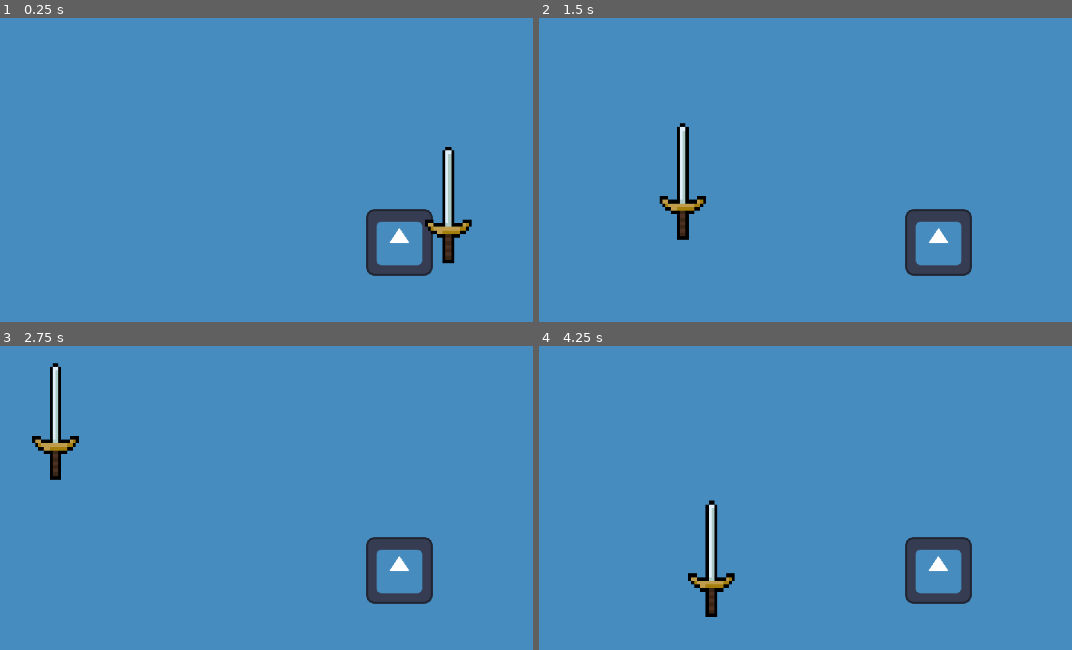
Above: before the commit, frames 1-4 (two rows, left to right).
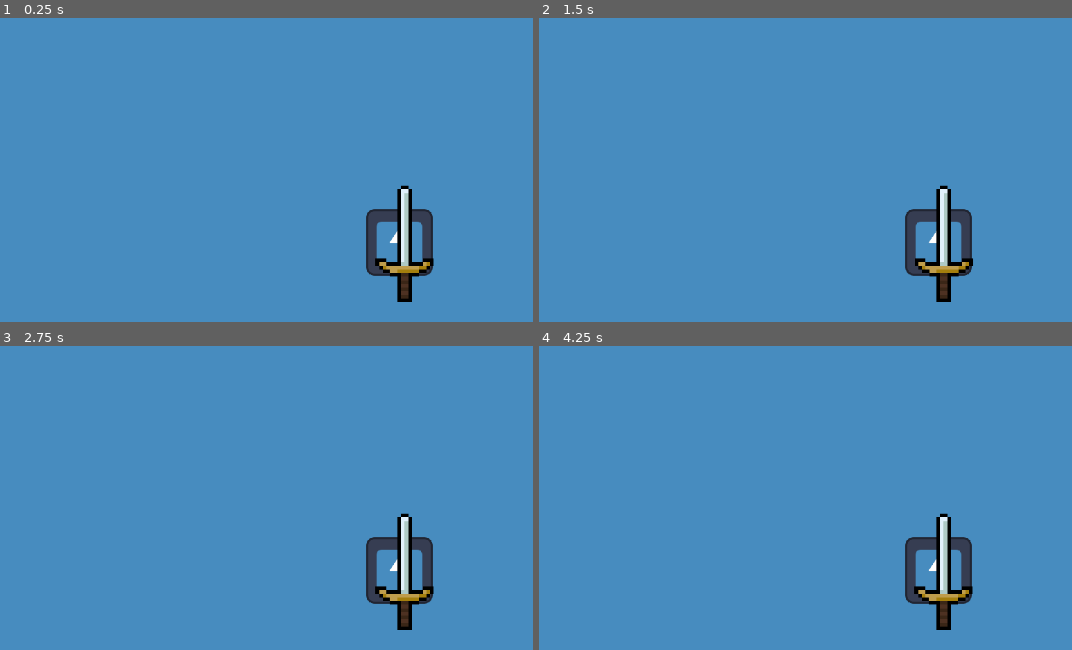
Above: after the commit, the same moments.

Repository: Likvik89/Built-to-scale
Game: Godot game, scene res://Scenes/level.tscn
Two runs of this game, one before a commit and one after it. Both use one fixed random seed, a clock stepped at 60 frames per second and the inputs below. The engine's default icon, where the game draws it, is replaced by a stand-in: a white triangle on a blue panel in a dark square.
Inputs:
- Up to frame 1 (0.25 s): no input
- Up to frame 2 (1.5 s): tap Enter at 0.5 s; hold D (move_right) 0.53-1.28 s; tap Space (move_dash) at 0.6, 1.35 s; hold S (move_down) from 1.28 s (still down)
- Up to frame 3 (2.75 s): release S (move_down) at 2.03 s; hold D (move_right) from 2.03 s (still down); tap Space (move_dash) at 2.1 s
- Up to frame 4 (4.25 s): release D (move_right) at 2.78 s; hold W (move_up) 2.78-3.53 s; tap Space (move_dash) at 2.85, 3.6 s; hold A (move_left) from 3.53 s (still down)

The runs differ from the first frame. In frame 1, 2.6% of the frame differs, in the area x 70-89%, y 42-94%; in frame 2, 2.5%; in frame 3, 2.5%; in frame 4, 2.6%.

Commit message:
the sword is swrdng

Diff:
--- a/Scenes/enemy.tscn
+++ b/Scenes/enemy.tscn
@@ -1,3 +1,20 @@
-[gd_scene format=3 uid="uid://c6ywvlrx8k3qp"]
+[gd_scene load_steps=4 format=3 uid="uid://c6ywvlrx8k3qp"]
+
+[ext_resource type="Script" path="res://Scripts/enemy.gd" id="1_cvbba"]
+[ext_resource type="Texture2D" uid="uid://hvcaohhxsvmx" path="res://Sprites/Slime.png" id="1_nyjsw"]
+
+[sub_resource type="CapsuleShape2D" id="CapsuleShape2D_clhqi"]
+radius = 25.0
+height = 90.0
 
 [node name="enemy" type="RigidBody2D" groups=["Enemies"]]
+gravity_scale = 0.0
+script = ExtResource("1_cvbba")
+
+[node name="Sprite2D" type="Sprite2D" parent="."]
+scale = Vector2(5.685, 5.685)
+texture = ExtResource("1_nyjsw")
+
+[node name="CollisionShape2D" type="CollisionShape2D" parent="."]
+rotation = 1.5708
+shape = SubResource("CapsuleShape2D_clhqi")
--- a/Scenes/level.tscn
+++ b/Scenes/level.tscn
@@ -1,8 +1,8 @@
 [gd_scene load_steps=4 format=3 uid="uid://c0yd86mw3rcap"]
 
 [ext_resource type="PackedScene" uid="uid://ci0j4q3jig45q" path="res://Scenes/player.tscn" id="1_smtau"]
-[ext_resource type="PackedScene" uid="uid://c6ysanfo2s6x1" path="res://Scenes/sword.tscn" id="2_d23g3"]
 [ext_resource type="Texture2D" uid="uid://bfpur8rgtd05l" path="res://Sprites/icon.svg" id="2_hu5f0"]
+[ext_resource type="PackedScene" uid="uid://c6ywvlrx8k3qp" path="res://Scenes/enemy.tscn" id="3_mieoi"]
 
 [node name="Level" type="Node2D"]
 
@@ -14,6 +14,4 @@
 [node name="Player" parent="." instance=ExtResource("1_smtau")]
 position = Vector2(912, 262)
 
-[node name="Sword" parent="." instance=ExtResource("2_d23g3")]
-position = Vector2(1006, 190)
-scale = Vector2(7, 7)
+[node name="enemy" parent="." instance=ExtResource("3_mieoi")]
--- a/Scenes/player.tscn
+++ b/Scenes/player.tscn
@@ -1,7 +1,8 @@
-[gd_scene load_steps=4 format=3 uid="uid://ci0j4q3jig45q"]
+[gd_scene load_steps=5 format=3 uid="uid://ci0j4q3jig45q"]
 
 [ext_resource type="Script" path="res://Scripts/player.gd" id="1_bajuw"]
 [ext_resource type="Texture2D" uid="uid://bfpur8rgtd05l" path="res://Sprites/icon.svg" id="1_v2k74"]
+[ext_resource type="PackedScene" uid="uid://c6ysanfo2s6x1" path="res://Scenes/sword.tscn" id="3_hh3un"]
 
 [sub_resource type="RectangleShape2D" id="RectangleShape2D_6hr46"]
 size = Vector2(121, 120)
@@ -19,3 +20,6 @@
 
 [node name="Camera2D" type="Camera2D" parent="."]
 zoom = Vector2(0.75, 0.75)
+
+[node name="Sword" parent="." instance=ExtResource("3_hh3un")]
+position = Vector2(10, 3)
--- a/Scenes/sword.tscn
+++ b/Scenes/sword.tscn
@@ -1,18 +1,22 @@
-[gd_scene load_steps=3 format=3 uid="uid://c6ysanfo2s6x1"]
+[gd_scene load_steps=4 format=3 uid="uid://c6ysanfo2s6x1"]
 
 [ext_resource type="Texture2D" uid="uid://b4jj6gmbtbe06" path="res://Sprites/medium_sword.png" id="1_csvoy"]
+[ext_resource type="Script" path="res://Scripts/sword.gd" id="1_jt4yp"]
 
 [sub_resource type="RectangleShape2D" id="RectangleShape2D_qr5gp"]
-size = Vector2(4, 21)
+size = Vector2(28, 175)
 
 [node name="Sword" type="Node2D" groups=["Weapons"]]
+script = ExtResource("1_jt4yp")
 
-[node name="Area2D" type="Area2D" parent="."]
+[node name="Hitbox" type="Area2D" parent="."]
 
-[node name="CollisionShape2D" type="CollisionShape2D" parent="Area2D"]
-position = Vector2(0, -5.5)
+[node name="CollisionShape2D" type="CollisionShape2D" parent="Hitbox"]
+position = Vector2(0, -24.5)
 shape = SubResource("RectangleShape2D_qr5gp")
 
 [node name="Sprite2D" type="Sprite2D" parent="."]
-scale = Vector2(0.8, 1)
+scale = Vector2(7, 7)
 texture = ExtResource("1_csvoy")
+
+[connection signal="body_entered" from="Hitbox" to="." method="_on_hitbox_body_entered"]
--- /dev/null
+++ b/Scripts/enemy.gd
@@ -0,0 +1,8 @@
+extends RigidBody2D
+
+var health = 30
+const maxhealth = 30
+
+func takedamage(damage):
+	health -= damage
+	print(health)
--- a/Scripts/player.gd
+++ b/Scripts/player.gd
@@ -1,4 +1,7 @@
 extends RigidBody2D
+
+var health = 200
+const maxhealth = 200
 
 var speed = 0
 const acceleration = 40
@@ -25,9 +28,6 @@
 
 func _physics_process(delta):
 
-	print(speed)
-	print(dash_cooldown)
-	print(time_dashed)
 
 	if dashing:
 		dash_cooldown = 0
@@ -39,7 +39,6 @@
 		if time_dashed >= dash_duration:
 			dashing = false
 			time_dashed = 0
-
 	else:
 		if dash_cooldown < time_between_dashes:
 			dash_cooldown += delta
@@ -58,11 +57,9 @@
 			linear_velocity = Vector2(0,0)
 
 	if Input.is_action_pressed("move_up"):
-		#linear_velocity += Vector2(0,-1)*speed
 		if Y > -1:
 			Y -= 0.2
 	elif Input.is_action_pressed("move_down"):
-		#linear_velocity += Vector2(0,1)*speed
 		if Y < 1:
 			Y += 0.2
 	else:
@@ -72,11 +69,9 @@
 			Y -= 0.2
 
 	if Input.is_action_pressed("move_left"):
-		#linear_velocity += Vector2(-1,0)*speed
 		if X > -1:
 			X -= 0.2
 	elif Input.is_action_pressed("move_right"):
-		#linear_velocity += Vector2(1,0)*speed
 		if X < 1:
 			X += 0.2
 	else:
@@ -87,3 +82,10 @@
 
 	if Input.is_action_just_pressed("move_dash") and dash_cooldown >= time_between_dashes:
 		dashing = true
+
+
+
+func takedamage(damage):
+	health -= damage
+	print(health)
+	pass
--- /dev/null
+++ b/Scripts/sword.gd
@@ -0,0 +1,13 @@
+extends Node2D
+
+var parent_group
+
+func _ready():
+	parent_group = get_parent().get_groups()
+
+	print(parent_group)
+	pass
+
+func _on_hitbox_body_entered(target):
+	if (target.is_in_group("Player") or target.is_in_group("Enemies")) and target.get_groups() != parent_group:
+		target.takedamage(20)
Binary file added: Sprites/Slime.png
Not shown, added: Sprites/Slime.png.import
